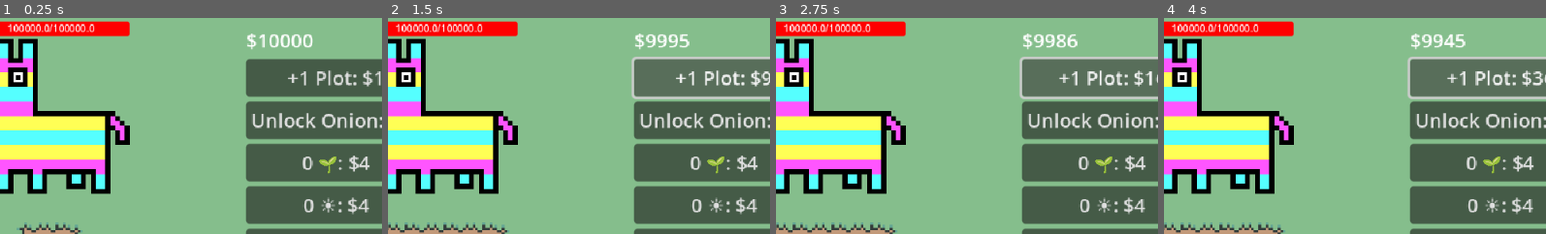
Above: before the commit, frames 1-4 (left to right).
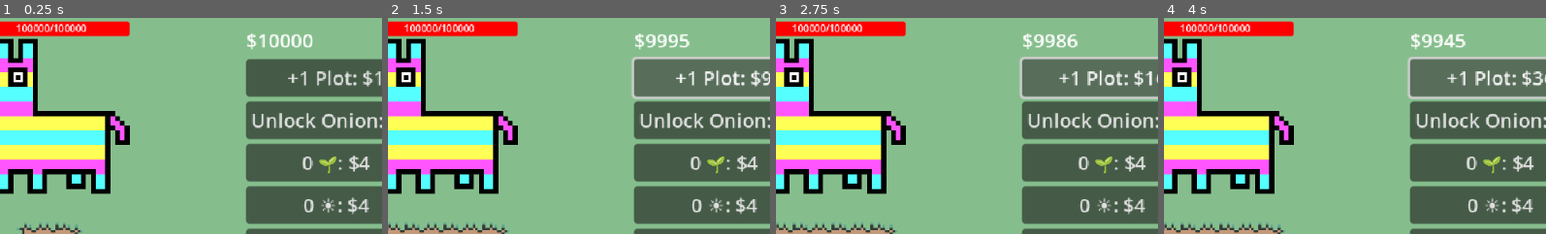
Above: after the commit, the same moments.

Repository: eric-marsh/farminata
Game: Godot game, scene res://scene/scene_switcher.tscn
The game is run twice, just before and just after one commit, with the same random seed, the same clock (stepped at 60 frames per second) and the same inputs. Sound files missing from this copy of the repository are replaced by a short silence.
Inputs:
- Up to frame 1 (0.25 s): no input
- Up to frame 2 (1.5 s): click "+1 Plot: $1" at 0.5 s; click "+1 Plot: $4" at 1.25 s
- Up to frame 3 (2.75 s): click "+1 Plot: $9" at 2 s
- Up to frame 4 (4 s): click "+1 Plot: $16" at 2.75 s; click "+1 Plot: $25" at 3.5 s
The pictures show only the part of the screen within x 43-93%, y 0-50%; the shares and areas given below are measured in that part.

The runs differ from the first frame. In frame 1, 0.6% of the frame differs, in the area x 2-25%, y 2-7%; in frame 2, 0.6%; in frame 3, 0.6%; in frame 4, 0.6%.

Commit message:
weighted drops

Diff:
--- a/script/drop_util.gd
+++ b/script/drop_util.gd
@@ -76,8 +76,6 @@
 	d.target_position = target_position
 	update_droppable_count(drop_type, 1)
 
-	print_drop_counts()
-
 	if impulse != Vector2.ZERO:
 		d.apply_central_impulse(impulse)
 	if Globals.DropsNode:
@@ -98,6 +96,18 @@
 	return droppable_count.get(drop_type, 0)
 
 
+var max_seed_offset: int = 4
+func get_best_possible_seed() -> Enum.Drop_Type:
+	var max_seeds_allowed: int = Globals.PlotGrid.get_total_plots() + max_seed_offset
+	if State.unlocked_slot_outputs.has(Enum.Drop_Type.Onion_Seed) and DropUtil.get_total_drops_of_type(Enum.Drop_Type.Onion_Seed) < max_seeds_allowed:
+		return Enum.Drop_Type.Onion_Seed
+
+	if DropUtil.get_total_drops_of_type(Enum.Drop_Type.Carrot_Seed) < max_seeds_allowed:
+		return Enum.Drop_Type.Carrot_Seed
+
+	return Enum.Drop_Type.X
+
+
 func print_drop_counts()->void:
 	if droppable_count.size() == 0:
 		return
--- a/script/droppable.gd
+++ b/script/droppable.gd
@@ -100,7 +100,6 @@
 
 
 func delete():
-	print("delete")
 	if is_dragging:
 		is_dragging = false
 		Globals.Main.is_dragging = false
--- a/script/helper/helper.gd
+++ b/script/helper/helper.gd
@@ -130,6 +130,9 @@
 		Enum.Helper_State.Wander:
 			set_state(Enum.Helper_State.Idle) # helper checks for items when idle
 		Enum.Helper_State.Get_Item:
+			if !target_droppable:
+				set_state(Enum.Helper_State.Idle)
+				return
 			pick_up_droppable(target_droppable)
 			set_state(Enum.Helper_State.Deliver_Item)
 			return
@@ -208,7 +211,10 @@
 	velocity = velocity.clamp(min_velocity, max_velocity)
 	move_and_slide()
 
-	return global_position.distance_to(target_pos) <= 2
+	if state == Enum.Helper_State.Get_Item:
+		return global_position.distance_to(target_pos) <= 2
+
+	return global_position.distance_to(target_pos) <= 32
 
 
 func update_animation() -> void:
--- a/script/piniata.gd
+++ b/script/piniata.gd
@@ -18,7 +18,7 @@
 
 func update_health_bar(damage_amount: int = 0) -> void:
 	health_bar.value = State.piniata_hp
-	$HealthBar/Label.text = str(State.piniata_hp) + "/" + str(State.max_piniata_hp)
+	$HealthBar/Label.text = str(int(State.piniata_hp)) + "/" + str(int(State.max_piniata_hp))
 	if damage_amount == 0:
 		return
 	var pos = health_bar.global_position + Vector2((health_bar.size.x * (State.piniata_hp / State.max_piniata_hp)), 6)
@@ -42,27 +42,32 @@
 	if Util.random_chance(chance_of_output):
 		create_drop()
 
-
-
-
-var max_seed_offset: int = 4
 func create_drop()->void:
 	if !Globals.PlotGrid:
 		return
 
-	print(Globals.PlotGrid.get_total_plots() + max_seed_offset)
 
-	var drop_type: Enum.Drop_Type
-	for i in range(100):
-		drop_type = get_random_output()
-		if !DropUtil.is_seed(drop_type) or DropUtil.get_total_drops_of_type(drop_type) < Globals.PlotGrid.get_total_plots() + max_seed_offset:
-			break
+	var drop_type = get_random_output()
+	if drop_type == Enum.Drop_Type.X:
+		return
 
 	$Output.trigger_output(drop_type, Vector2.ZERO)
 
 
 func get_random_output() -> Enum.Drop_Type:
-	return possible_outputs[randi() % possible_outputs.size()]
+	var weighted_drops: Array[Enum.Drop_Type] = [
+		Enum.Drop_Type.Water,
+		Enum.Drop_Type.Water,
+		Enum.Drop_Type.Water,
+		Enum.Drop_Type.Sun,
+		Enum.Drop_Type.Sun,
+		Enum.Drop_Type.X  # placeholder for best seed
+	]
+	var result = weighted_drops[randi() % weighted_drops.size()]
+	if result == Enum.Drop_Type.X:
+		var seed = DropUtil.get_best_possible_seed()
+		return null if seed == Enum.Drop_Type.X else seed
+	return result
 
 func unlock_drop_type(type: Enum.Drop_Type) -> void:
 	if !possible_outputs.has(type):
